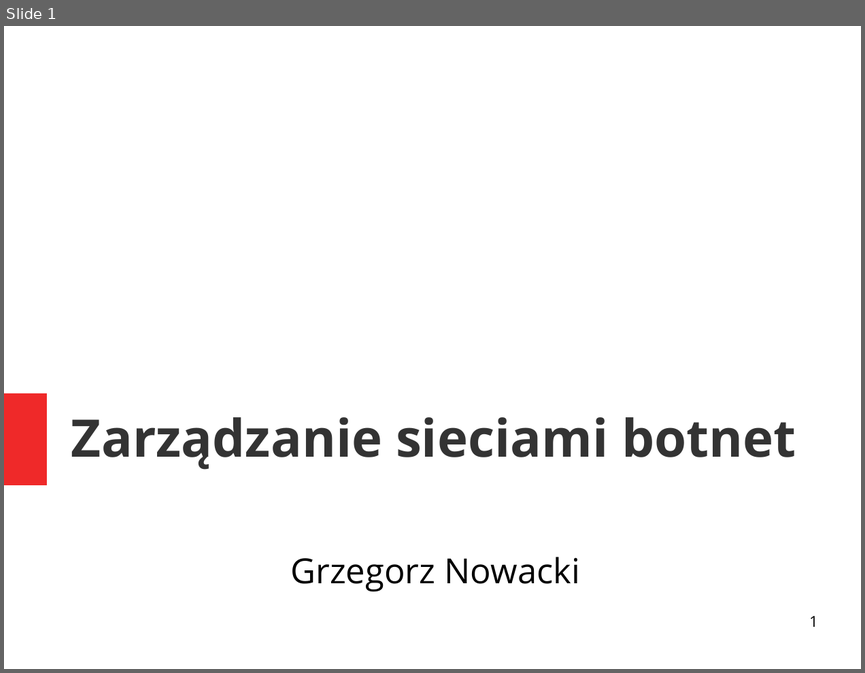
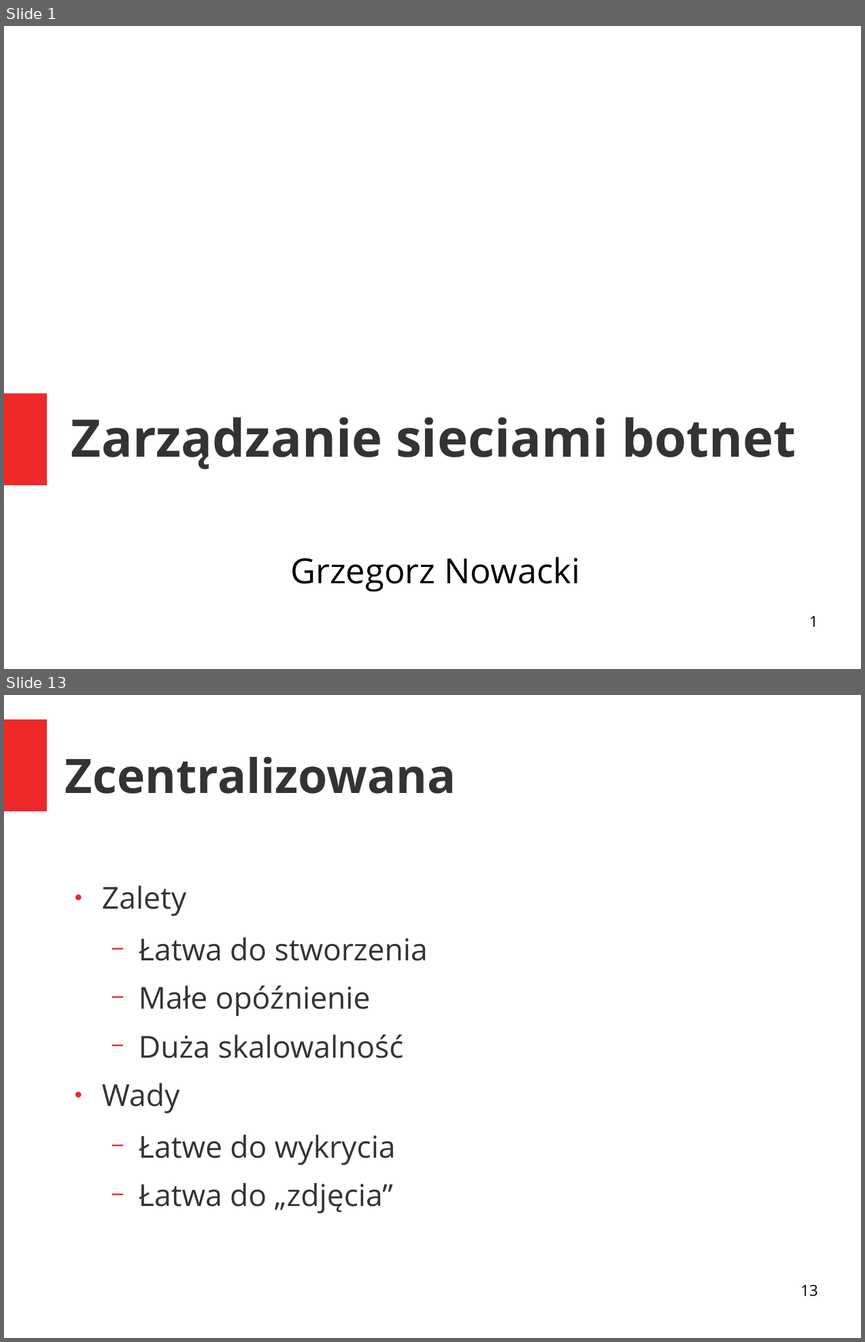
Before and after one commit to grzegorznowacki/Botnets, a slide deck: prezentacja.odp. Shown one above the other, each under a label of ours: slide 1 before the commit, slides 1 and 13 after it; the slides between them are not shown. The pictures are 865x673 and 865x1342 pixels, drawn with LibreOffice and Linux fonts; fonts in the diff are those of the drawing. Boxes give left, top, right and bottom in pixels: in the first picture for what was removed or moved away, otherwise in the second. Text is boxed around its words. In the diff, an @@ line names an element or a change of style, - is before the commit and + after.

```diff
--- a/prezentacja.odp
+++ b/prezentacja.odp
@@ slide 13 added at <box>4,695,861,1338</box>, background #FFFFFF @@
@@ rectangle added at <box>4,719,47,811</box>, fill #EF2929 @@
@@ title added at <box>65,757,456,794</box>, 44 pt, text #333333, bold @@
+Zcentralizowana
@@ text added at <box>102,885,428,1213</box>, 28 pt, text #333333 @@
+● Zalety
+  − Łatwa do stworzenia
+  − Małe opóźnienie
+  − Duża skalowalność
+● Wady
+  − Łatwe do wykrycia
+  − Łatwa do „zdjęcia”
@@ page number added at <box>800,1285,817,1296</box>, 14 pt, text #000000 @@
+13
```
Also in this commit, not shown: 47 other slides added, 1 slide removed.
